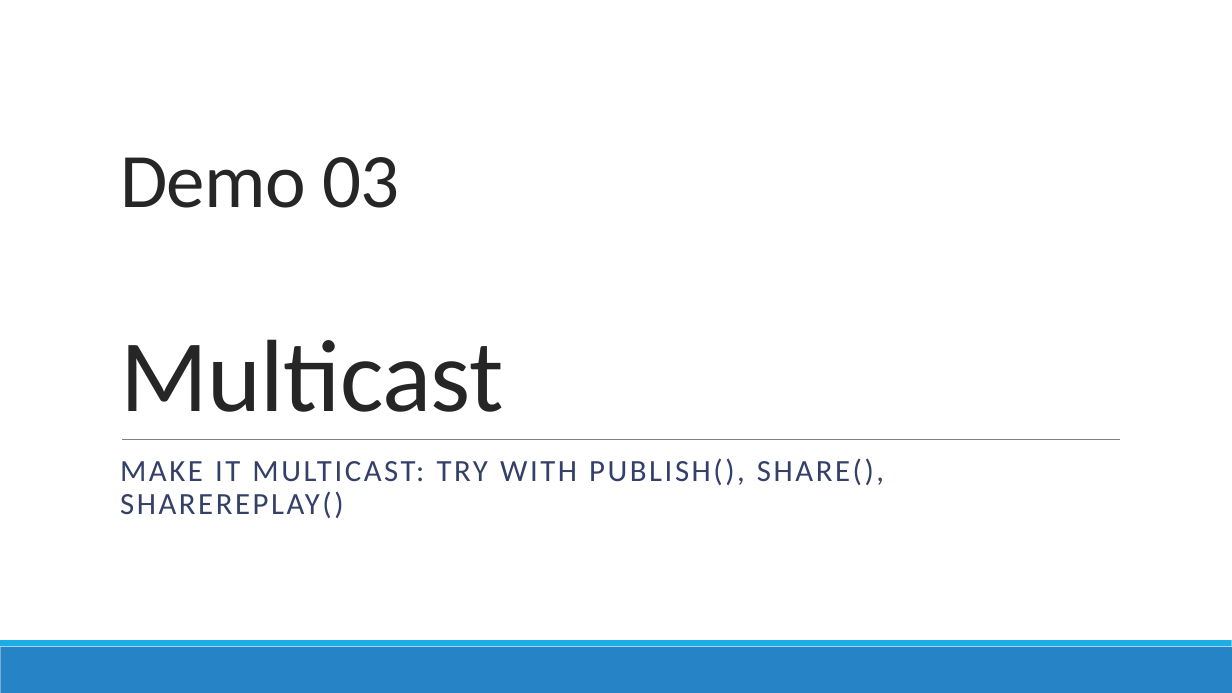
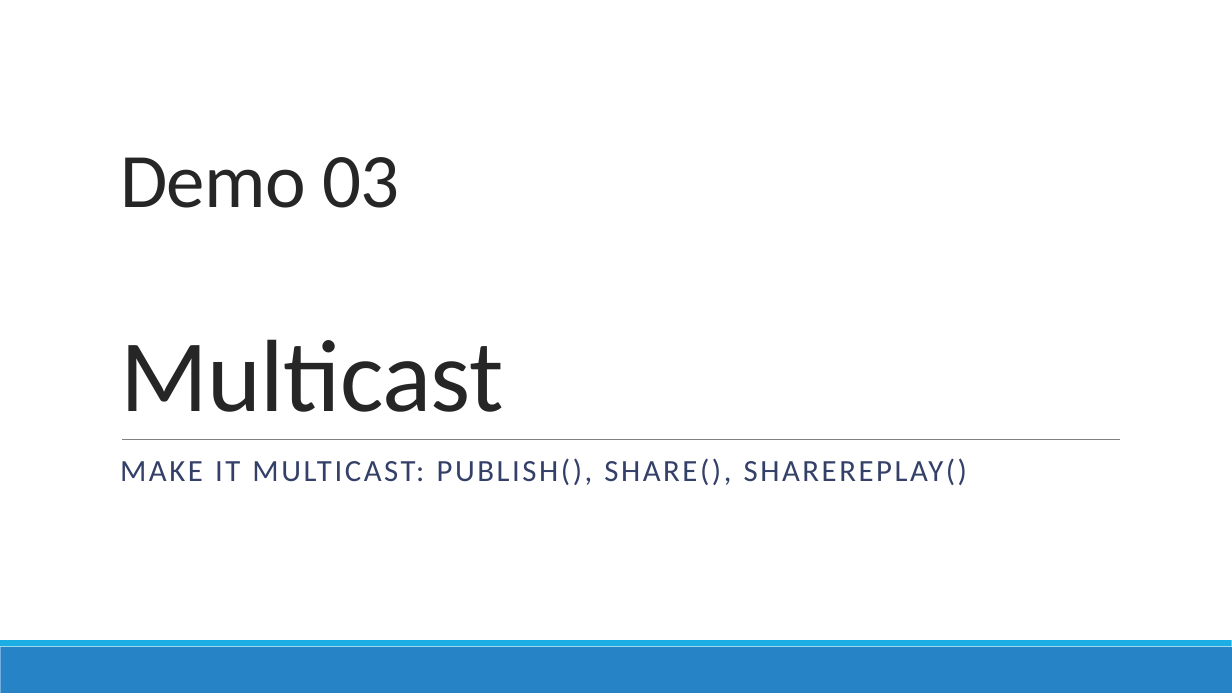
Before and after one commit to AGiorgetti/rxjs101, a slide deck: slide 24 of ReactiveProgramming_RxJS.pptx. Drawn at 1232x693 pixels with LibreOffice and Linux fonts; fonts in the diff are those of the drawing. Boxes give left, top, right and bottom in pixels: in the first picture for what was removed or moved away, otherwise in the second. Text is boxed around its words. In the diff, an @@ line names an element or a change of style, - is before the commit and + after.

```diff
--- a/ReactiveProgramming_RxJS.pptx
+++ b/ReactiveProgramming_RxJS.pptx
@@ text at (x1=120, y1=458, x2=967, y2=485): text changed @@
-MAKE IT MULTICAST: TRY WITH PUBLISH(), SHARE(), SHAREREPLAY()
+MAKE IT MULTICAST: PUBLISH(), SHARE(), SHAREREPLAY()
```
Also in this commit, not shown: 10 other slides changed, 6 other files.
